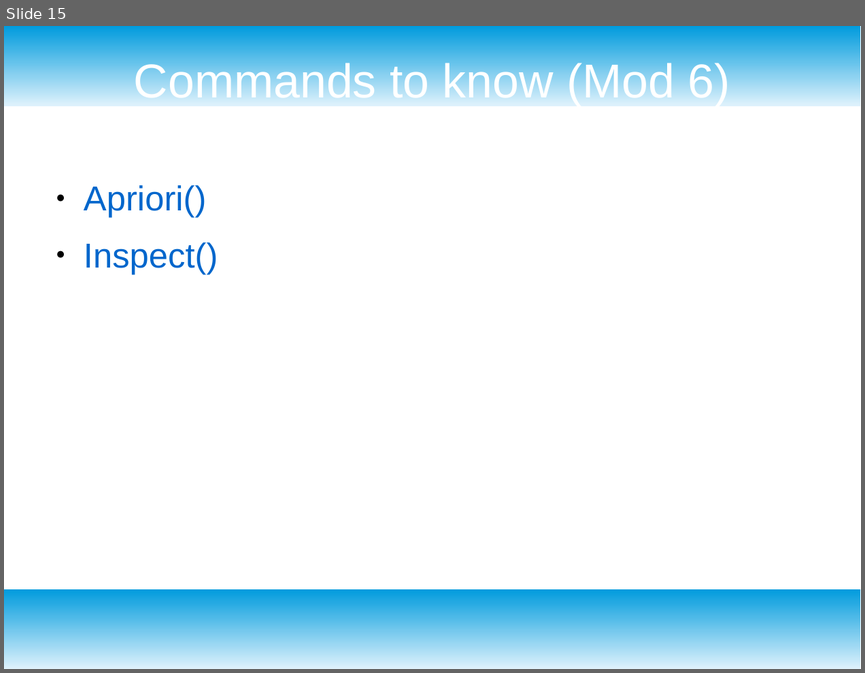
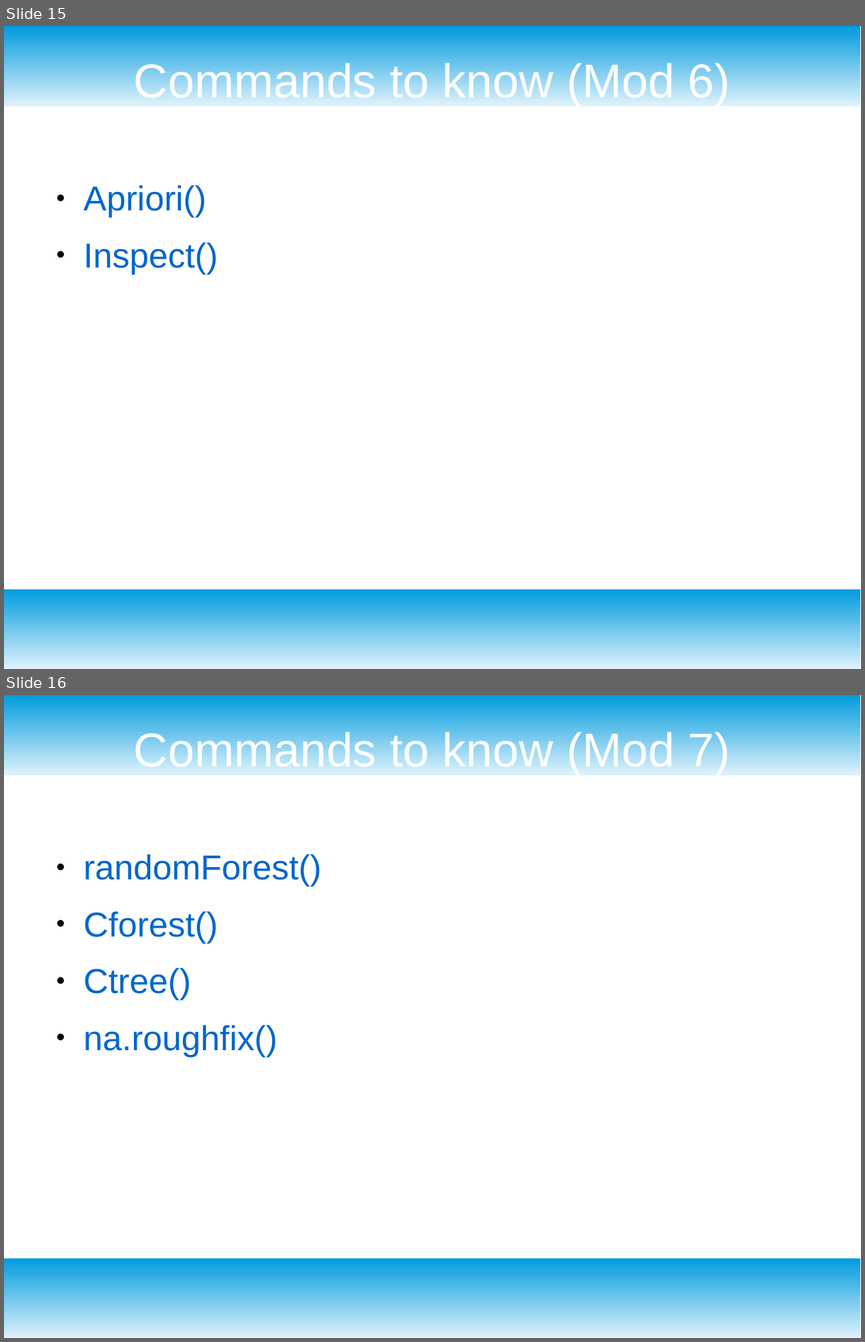
Before and after one commit to msurdek/School, a slide deck: DAT 640 Predictive Analytics/R and Rattle Cheat Sheet.odp. Shown one above the other, each under a label of ours: slide 15 before the commit, slides 15 and 16 after it. The pictures are 865x673 and 865x1342 pixels, drawn with LibreOffice and Linux fonts; fonts in the diff are those of the drawing. Boxes give left, top, right and bottom in pixels: in the first picture for what was removed or moved away, otherwise in the second. Text is boxed around its words. In the diff, an @@ line names an element or a change of style, - is before the commit and + after.

```diff
--- a/DAT 640 Predictive Analytics/R and Rattle Cheat Sheet.odp
+++ b/DAT 640 Predictive Analytics/R and Rattle Cheat Sheet.odp
@@ slide 16 added at (4, 695, 861, 1338), background #FFFFFF; not listed: 2 template elements that a slide beside it also shows @@
@@ title added at (134, 728, 730, 775), 44 pt, text #FFFFFF @@
+Commands to know (Mod 7)
@@ text added at (84, 854, 322, 1057), 32 pt, text #0066CC @@
+● randomForest()
+● Cforest()
+● Ctree()
+● na.roughfix()
```
Also in this commit, not shown: 24 other files.
